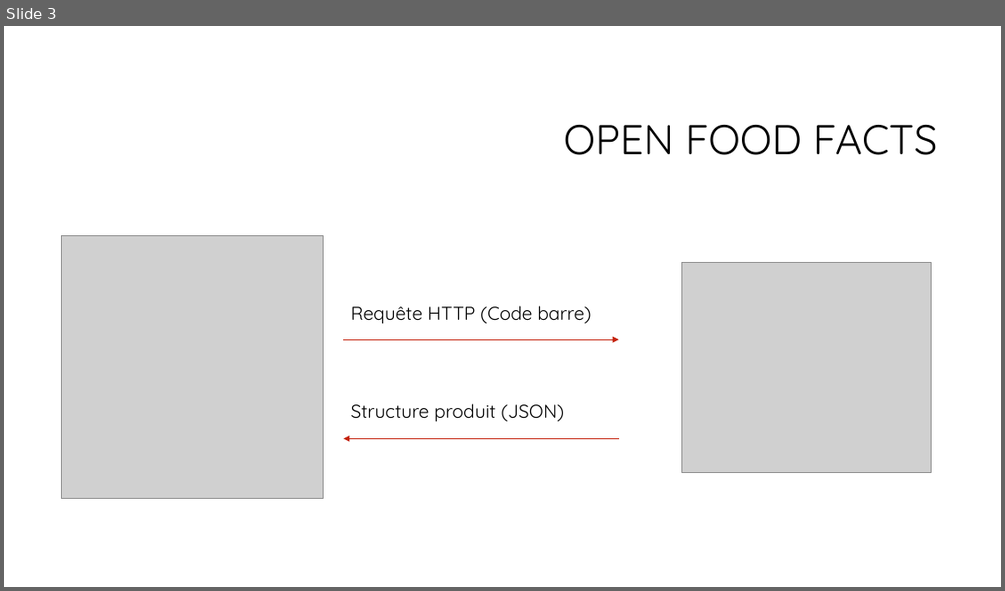
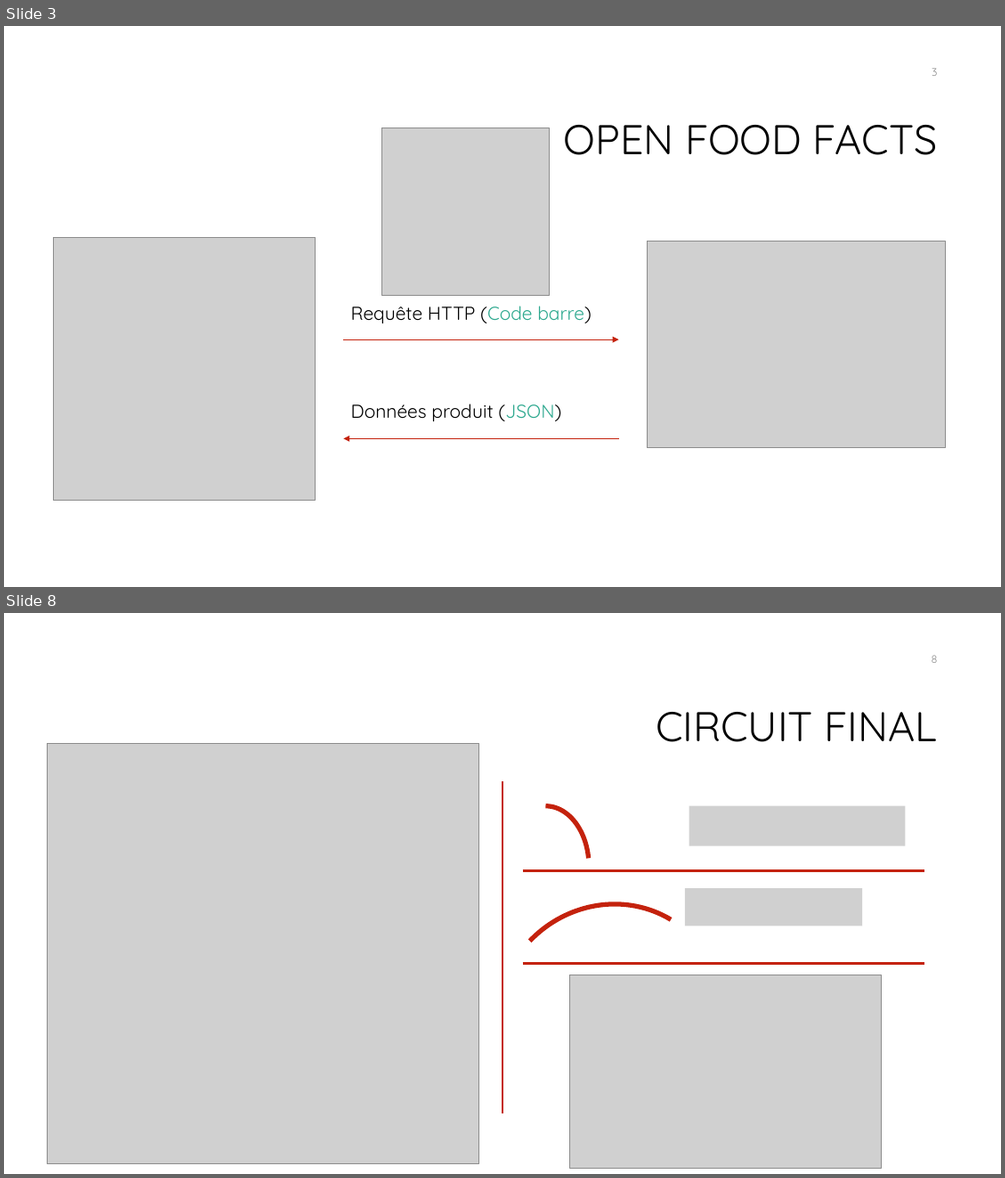
Before and after one commit to AlexFabre/Projet_RFID, a slide deck: 1-Documents/2-Delivrable/Poubelle_RFID_presentation.pptx. Shown one above the other, each under a label of ours: slide 3 before the commit, slides 3 and 8 after it; the slides between them are not shown. The pictures are 1005x591 and 1005x1178 pixels, drawn with LibreOffice and Linux fonts; fonts in the diff are those of the drawing; grey boxes stand for pictures; background and template pictures are left out. Boxes give left, top, right and bottom in pixels: in the first picture for what was removed or moved away, otherwise in the second. Text is boxed around its words. In the diff, an @@ line names an element or a change of style, - is before the commit and + after.

```diff
--- a/1-Documents/2-Delivrable/Poubelle_RFID_presentation.pptx
+++ b/1-Documents/2-Delivrable/Poubelle_RFID_presentation.pptx
@@ slide 8 added at [4, 613, 1001, 1174], background #FFFFFF @@
@@ page number added at [931, 655, 938, 663], 10.5 pt, text #8C8C8C @@
+8
@@ title added at [656, 712, 938, 742], 40 pt, text #000000 @@
+CIRCUIT FINAL
@@ picture added at [48, 743, 479, 1163] @@
@@ line added from (502, 781) to (502, 1113), #C4220D 2.25 pt @@
@@ arc (boxed as its full ellipse) added at [502, 806, 590, 925], outline #C4220D 4.5 pt @@
@@ picture added at [689, 806, 905, 846] @@
@@ arc (boxed as its full ellipse) added at [450, 858, 769, 1174], outline #C4220D 4.5 pt @@
@@ line added from (523, 870) to (924, 870), #C4220D 2.25 pt @@
@@ picture added at [685, 888, 863, 925] @@
@@ line added from (523, 964) to (924, 964), #C4220D 2.25 pt @@
@@ picture added at [569, 975, 882, 1167] @@
@@ slide 3 changed as well @@
@@ page number added at [931, 68, 937, 76], 10.5 pt, text #8C8C8C @@
+3
@@ picture added at [382, 127, 550, 295] @@
@@ picture: place and size @@
-picture at [61, 236, 324, 499]
+picture at [53, 238, 316, 500]
@@ picture: place and size @@
-picture at [681, 263, 931, 473]
+picture at [647, 241, 946, 448]
@@ text "Requête HTTP (Code barre)" at [351, 305, 591, 323]: text colour #000000 to #2EA98F in "(Code barre)" @@
@@ text at [351, 403, 561, 421]: text changed @@
-Structure produit (JSON)
+Données produit (JSON)
```
Also in this commit, not shown: 2 other slides changed, 6 other slides added.
